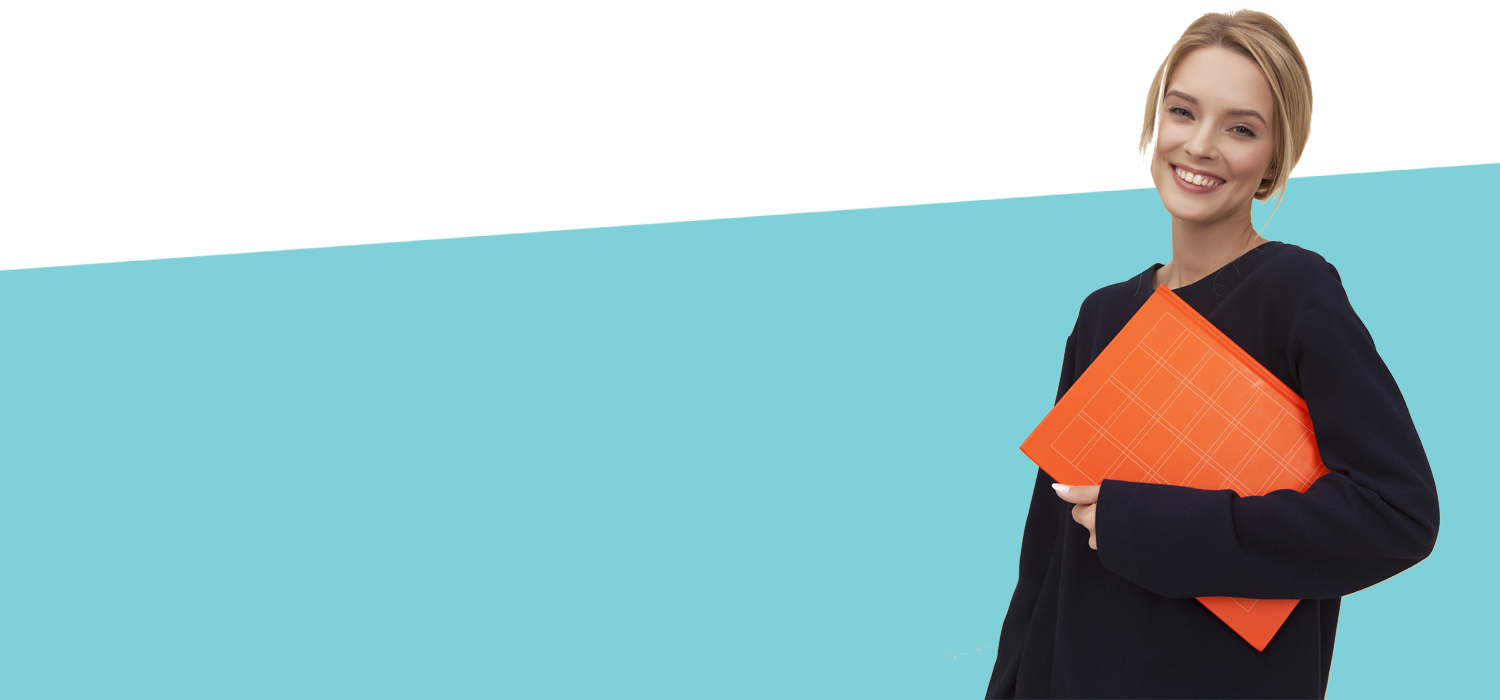
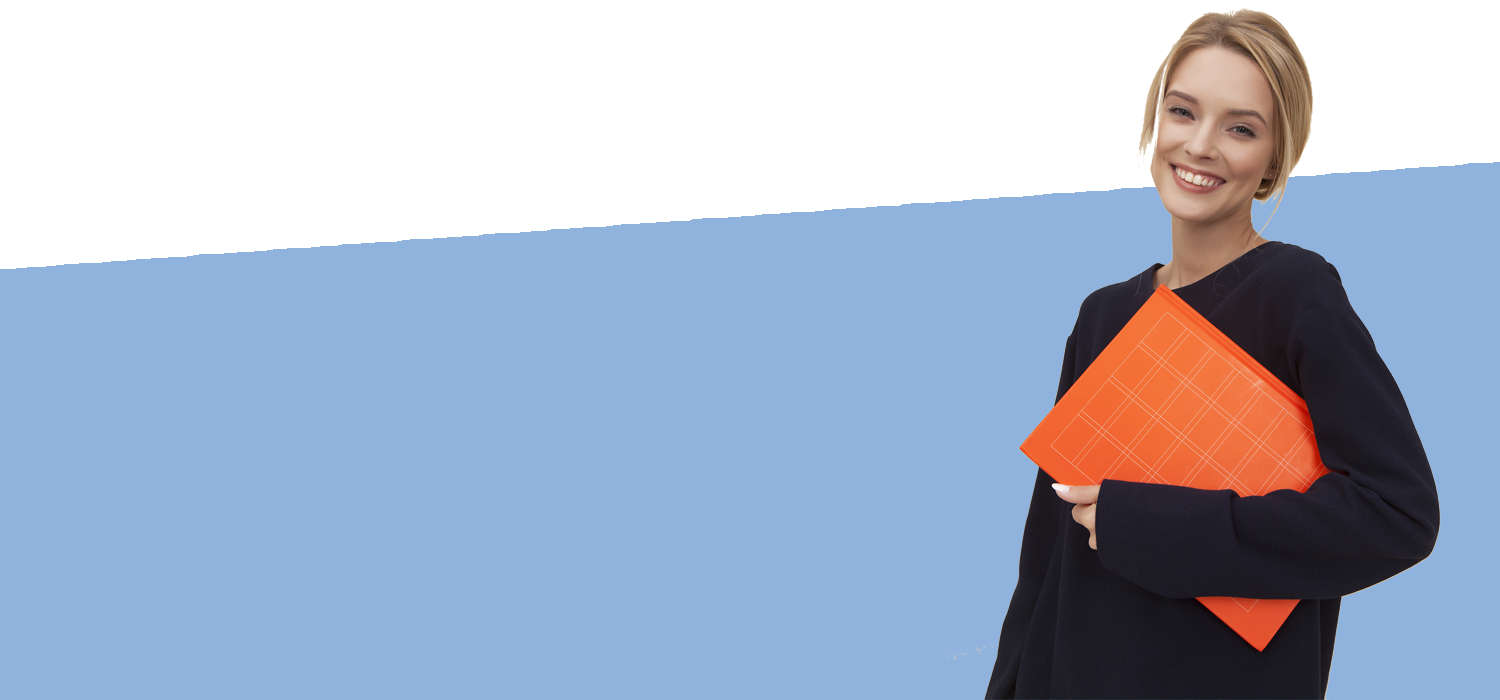
Layers edited between the first and the second 1500 x 700 image:
painted on "Layer 1" over (0, 162, 1500, 700)
